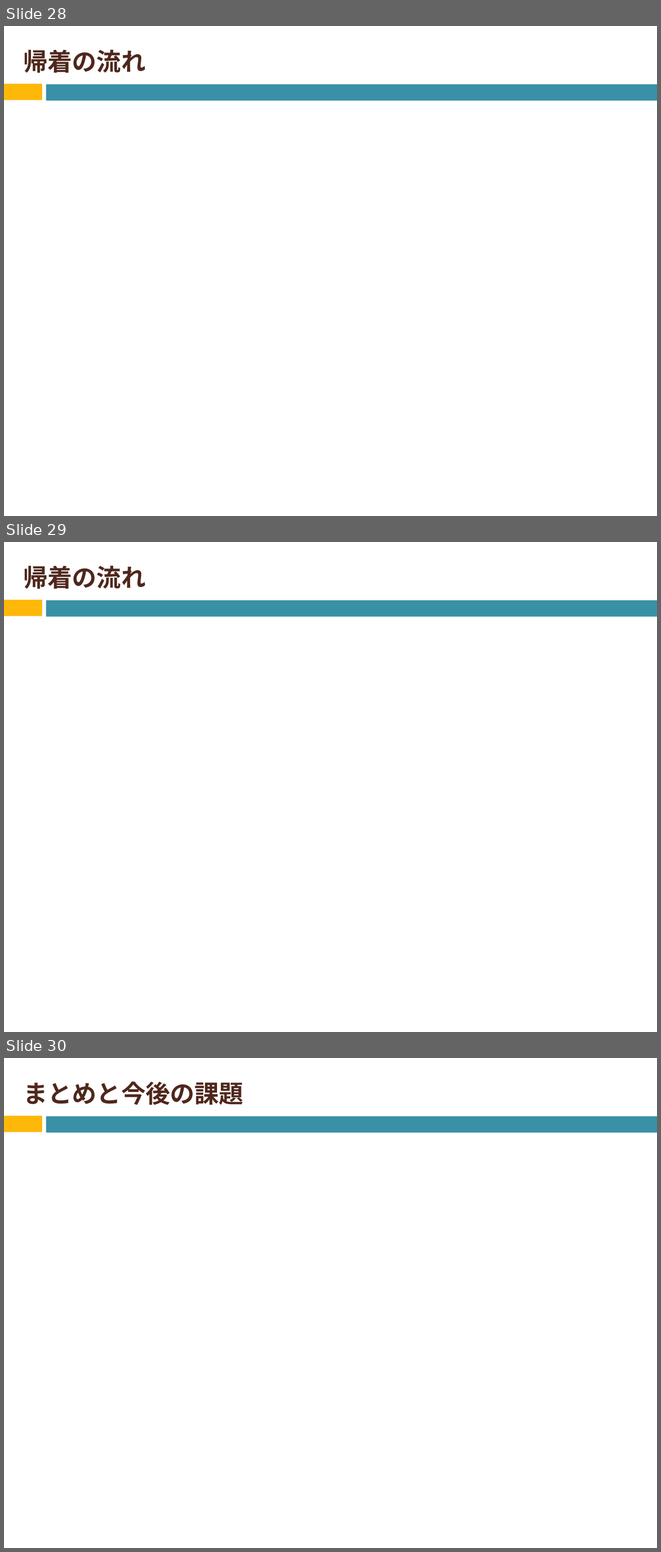
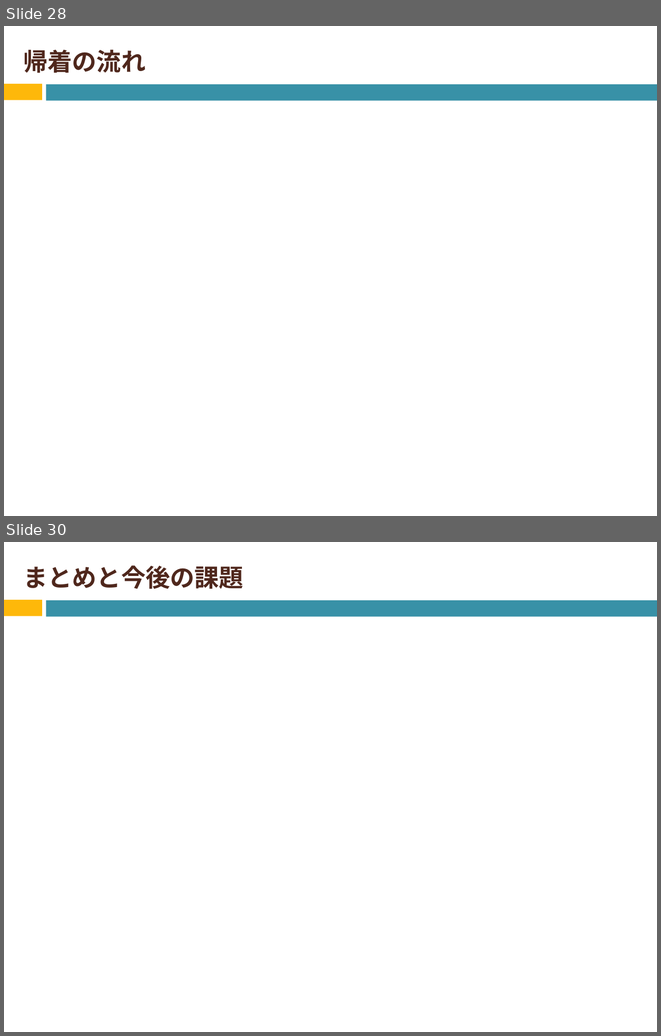
Before and after one commit to Izulabo-nitech/Distributed_Complexity_of_k-Maximal_Independent_Set_Verification, a slide deck: LAsy/LA用発表資料.pptx. Shown one above the other, each under a label of ours: slides 28, 29 and 30 before the commit, slides 28 and 30 after it; the slides between them are not shown. The pictures are 661x1552 and 661x1036 pixels, drawn with LibreOffice and Linux fonts; fonts in the diff are those of the drawing; grey boxes stand for pictures. Boxes give left, top, right and bottom in pixels: in the first picture for what was removed or moved away, otherwise in the second. Text is boxed around its words. In the diff, an @@ line names an element or a change of style, - is before the commit and + after.

```diff
--- a/LAsy/LA用発表資料.pptx
+++ b/LAsy/LA用発表資料.pptx
@@ slide 29 removed at (4, 542, 657, 1032), background #FFFFFF; not listed: 2 template elements that a slide beside it also shows @@
@@ title removed at (23, 565, 146, 589) @@
-帰着の流れ
```
Also in this commit, not shown: 3 slides changed, 7 slides added, 12 other slides removed.
